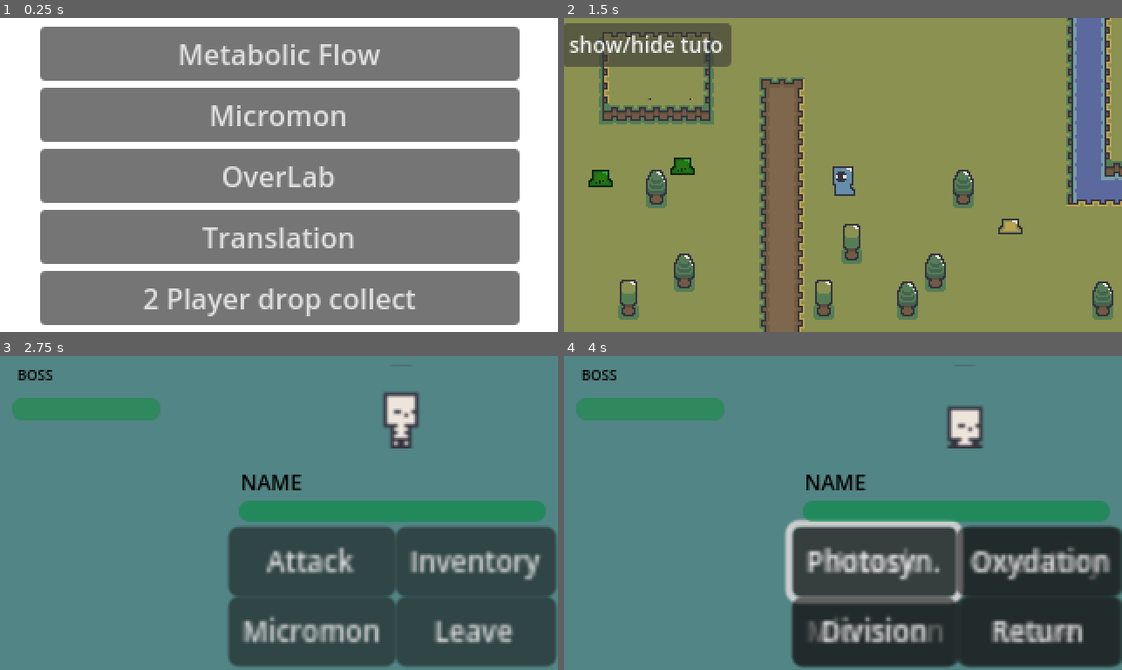
Above: before the commit, frames 1-4 (two rows, left to right).
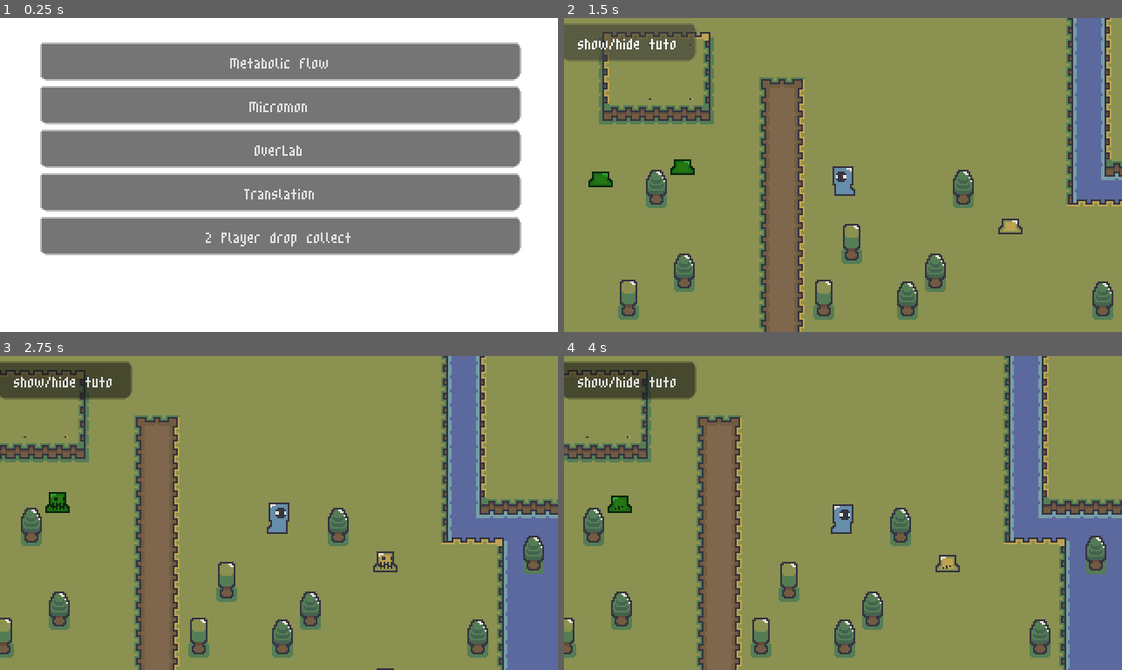
Above: after the commit, the same moments.

Repository: icvara/GERF_videogame
Game: Godot game, scene res://start_menu.tscn
Same seed, same stepped clock (60 frames per second), same inputs: the game is played once before the commit and once after it. The engine's default icon, where the game draws it, is replaced by a stand-in: a white triangle on a blue panel in a dark square.
Inputs (mouse positions are in pixels of both pictures, inside the frame that each line leads up to):
- Up to frame 1 (0.25 s): no input
- Up to frame 2 (1.5 s): click "Micromon" at 0.5 s; click "show/hide tuto" at 1.25 s
- Up to frame 3 (2.75 s): move the mouse to (401, 497) at 2.02 s; hold D (right) from 2.03 s (still down); tap F (fight) at 2.1 s; click (401, 497) at 2.17 s
- Up to frame 4 (4 s): release D (right) at 2.75 s; click (876, 563) at 2.75 s, where only the run before the commit has a clickable "Attack"; click (876, 563) at 3.5 s, where only the run before the commit has a clickable "Photosyn."

The runs differ from the first frame. In frame 1, 38% of the frame differs, in the area x 7-94%, y 2-98%; in frame 2, 2.2%; in frame 3, 99%; in frame 4, 99%, in the area x 0-100%, y 0-100%.

Commit message:
change font

Diff:
--- a/Micromon/fight_scene.gd
+++ b/Micromon/fight_scene.gd
@@ -1,6 +1,8 @@
 extends Control
 
 @export var player: Node2D
+
+var current_player_ID = 1
 
 # Called when the node enters the scene tree for the first time.
 func _ready():
@@ -19,12 +21,14 @@
 		$Player/ProgressBar.value -= 20
 		await get_tree().create_timer(.5).timeout
 		if $Player/ProgressBar.value <= 0.:
-			hide()
-			$Enemy/ProgressBar.value = 100
+			current_player_ID += 1
+			update_micromon("Player", str(current_player_ID))
+			$Player/ProgressBar.value = 100
 
 func Start():
 	show()
-	update_micromon("Player", "1")
+	current_player_ID = 1
+	update_micromon("Player", str(current_player_ID))
 	get_node("Enemy").get_node("Sprite").play("default")
 
 
@@ -36,6 +40,8 @@
 		get_node(battleID).get_node("Sprite").sprite_frames = player.micromon_inv[InvID].get_node("AnimatedSprite2D").sprite_frames
 		get_node(battleID).get_node("Sprite").play("default")
 		get_node(battleID).get_node("Label").text = player.micromon_inv[InvID].micromon_name
+	else:
+		hide()
 
 
 
@@ -45,10 +51,12 @@
 
 func _on_return_pressed() -> void:
 	$PanelAttack.hide() # Replace with function body.
+	$PanelContainer.show()
 
 
 func _on_button_attack_pressed() -> void:
 	$PanelAttack.show()
+	$PanelContainer.hide()
 
 
 func a1_on__pressed() -> void:
--- a/Micromon/fight_scene.tscn
+++ b/Micromon/fight_scene.tscn
@@ -107,22 +107,18 @@
 
 [node name="Button_Attack" type="Button" parent="PanelContainer"]
 layout_mode = 2
-theme_override_font_sizes/font_size = 8
 text = "Attack"
 
 [node name="Button_inv" type="Button" parent="PanelContainer"]
 layout_mode = 2
-theme_override_font_sizes/font_size = 8
 text = "Inventory"
 
 [node name="Button_mon" type="Button" parent="PanelContainer"]
 layout_mode = 2
-theme_override_font_sizes/font_size = 8
 text = "Micromon"
 
 [node name="Button_leave" type="Button" parent="PanelContainer"]
 layout_mode = 2
-theme_override_font_sizes/font_size = 8
 text = "Leave"
 
 [node name="PanelAttack" type="GridContainer" parent="."]
@@ -139,22 +135,18 @@
 
 [node name="1" type="Button" parent="PanelAttack"]
 layout_mode = 2
-theme_override_font_sizes/font_size = 8
 text = "Photosyn."
 
 [node name="2" type="Button" parent="PanelAttack"]
 layout_mode = 2
-theme_override_font_sizes/font_size = 8
 text = "Oxydation"
 
 [node name="3" type="Button" parent="PanelAttack"]
 layout_mode = 2
-theme_override_font_sizes/font_size = 8
 text = "Division"
 
 [node name="Return" type="Button" parent="PanelAttack"]
 layout_mode = 2
-theme_override_font_sizes/font_size = 8
 text = "Return"
 
 [node name="Enemy" type="Control" parent="."]
@@ -171,14 +163,13 @@
 offset_right = 80.0
 offset_bottom = 7.52
 theme_override_colors/font_color = Color(0, 0, 0, 1)
-theme_override_font_sizes/font_size = 8
 text = "BOSS"
 
 [node name="Sprite" type="AnimatedSprite2D" parent="Enemy"]
 position = Vector2(230, 29)
 scale = Vector2(2, 2)
 sprite_frames = SubResource("SpriteFrames_i8x2q")
-frame_progress = 0.0597648
+frame_progress = 0.459914
 
 [node name="ProgressBar" type="ProgressBar" parent="Enemy"]
 modulate = Color(0.131793, 0.753388, 0.370285, 1)
@@ -205,7 +196,6 @@
 offset_right = 229.0
 offset_bottom = 69.52
 theme_override_colors/font_color = Color(0, 0, 0, 1)
-theme_override_font_sizes/font_size = 12
 text = "NAME"
 
 [node name="Sprite" type="AnimatedSprite2D" parent="Player"]
--- a/Micromon/inventory.tscn
+++ b/Micromon/inventory.tscn
@@ -46,7 +46,6 @@
 
 [node name="Button1" type="Button" parent="Panel/VBoxContainer/1"]
 layout_mode = 2
-theme_override_font_sizes/font_size = 8
 text = "Drop"
 
 [node name="2" type="HBoxContainer" parent="Panel/VBoxContainer"]
@@ -69,7 +68,6 @@
 
 [node name="Button2" type="Button" parent="Panel/VBoxContainer/2"]
 layout_mode = 2
-theme_override_font_sizes/font_size = 8
 text = "Drop"
 
 [node name="3" type="HBoxContainer" parent="Panel/VBoxContainer"]
@@ -92,7 +90,6 @@
 
 [node name="Button3" type="Button" parent="Panel/VBoxContainer/3"]
 layout_mode = 2
-theme_override_font_sizes/font_size = 8
 text = "Drop"
 
 [node name="4" type="HBoxContainer" parent="Panel/VBoxContainer"]
@@ -115,7 +112,6 @@
 
 [node name="Button4" type="Button" parent="Panel/VBoxContainer/4"]
 layout_mode = 2
-theme_override_font_sizes/font_size = 8
 text = "Drop"
 
 [node name="5" type="HBoxContainer" parent="Panel/VBoxContainer"]
@@ -138,7 +134,6 @@
 
 [node name="Button5" type="Button" parent="Panel/VBoxContainer/5"]
 layout_mode = 2
-theme_override_font_sizes/font_size = 8
 text = "Drop"
 
 [node name="6" type="HBoxContainer" parent="Panel/VBoxContainer"]
@@ -161,7 +156,6 @@
 
 [node name="Button6" type="Button" parent="Panel/VBoxContainer/6"]
 layout_mode = 2
-theme_override_font_sizes/font_size = 8
 text = "Drop"
 
 [node name="Button" type="Button" parent="Panel"]
@@ -170,7 +164,6 @@
 offset_top = 158.0
 offset_right = 95.0
 offset_bottom = 180.0
-theme_override_font_sizes/font_size = 10
 text = "CLOSE"
 
 [connection signal="pressed" from="Panel/VBoxContainer/1/Button1" to="." method="_on_button_1_pressed"]
--- a/Micromon/main_micromon.tscn
+++ b/Micromon/main_micromon.tscn
@@ -734,11 +734,10 @@
 
 [node name="Label" type="Label" parent="CanvasLayer/Tuto"]
 layout_mode = 1
-offset_left = 1.0
-offset_top = 26.0
-offset_right = 115.0
-offset_bottom = 101.0
-theme_override_font_sizes/font_size = 12
+offset_left = 2.0
+offset_top = 34.0
+offset_right = 116.0
+offset_bottom = 135.0
 text = "WASD: Move
 I: Micromon
 SPACE: PICKUP
@@ -751,7 +750,6 @@
 offset_right = 75.0
 offset_bottom = 23.0
 focus_mode = 0
-theme_override_font_sizes/font_size = 12
 text = "show/hide tuto"
 
 [node name="Fight_scene" parent="CanvasLayer" node_paths=PackedStringArray("player") instance=ExtResource("12_iocbb")]
--- a/Micromon/micromon_species/ecoli.tscn
+++ b/Micromon/micromon_species/ecoli.tscn
@@ -79,7 +79,7 @@
 [node name="AnimatedSprite2D" type="AnimatedSprite2D" parent="."]
 modulate = Color(0.196078, 0.729412, 0.239216, 1)
 sprite_frames = SubResource("SpriteFrames_ef1ur")
-frame_progress = 0.689741
+frame_progress = 0.244162
 
 [connection signal="body_entered" from="." to="." method="_on_body_entered"]
 [connection signal="body_exited" from="." to="." method="_on_body_exited"]
--- a/project.godot
+++ b/project.godot
@@ -20,7 +20,10 @@
 window/size/viewport_width=320
 window/size/viewport_height=180
 window/stretch/mode="viewport"
-window/stretch/aspect="expand"
+
+[gui]
+
+theme/custom_font="uid://ce8p13vjlw5c1"
 
 [input]
 
@@ -67,4 +70,6 @@
 
 [rendering]
 
+textures/canvas_textures/default_texture_filter=0
 2d/snap/snap_2d_transforms_to_pixel=true
+2d/snap/snap_2d_vertices_to_pixel=true
--- a/start_menu.tscn
+++ b/start_menu.tscn
@@ -1,6 +1,7 @@
-[gd_scene load_steps=2 format=3 uid="uid://bc8vqsj7oc3nu"]
+[gd_scene load_steps=3 format=3 uid="uid://bc8vqsj7oc3nu"]
 
 [ext_resource type="Script" uid="uid://bunai2l1g5y1a" path="res://start_menu.gd" id="1_05j7d"]
+[ext_resource type="FontFile" uid="uid://ce8p13vjlw5c1" path="res://m3x6.ttf" id="2_ia0g5"]
 
 [node name="Control" type="Control"]
 layout_mode = 3
@@ -35,6 +36,7 @@
 
 [node name="Button" type="Button" parent="ColorRect/VBoxContainer"]
 layout_mode = 2
+theme_override_fonts/font = ExtResource("2_ia0g5")
 text = "Metabolic Flow"
 
 [node name="Button2" type="Button" parent="ColorRect/VBoxContainer"]
Binary file added: m3x6.ttf
Not shown, added: m3x6.ttf.import
